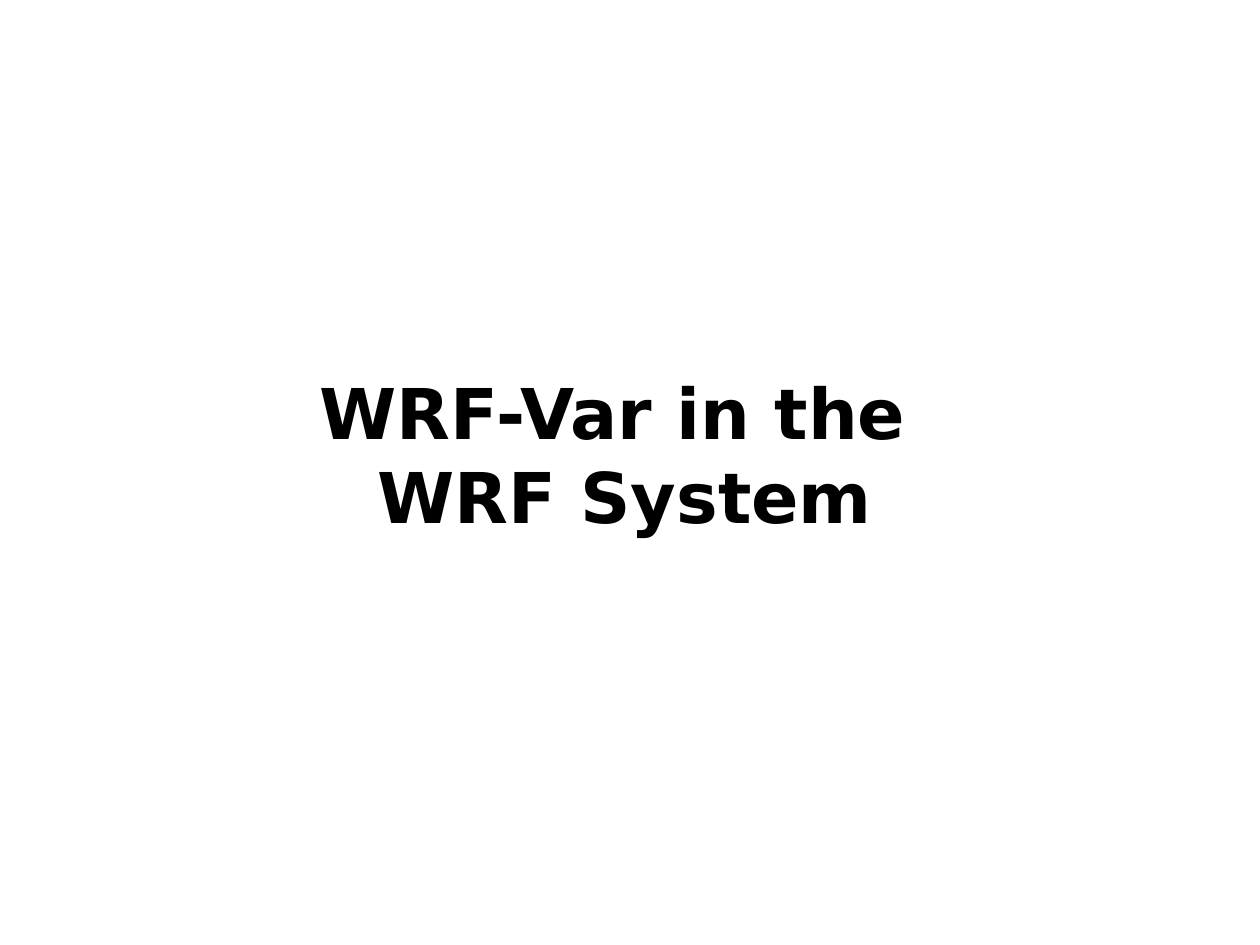
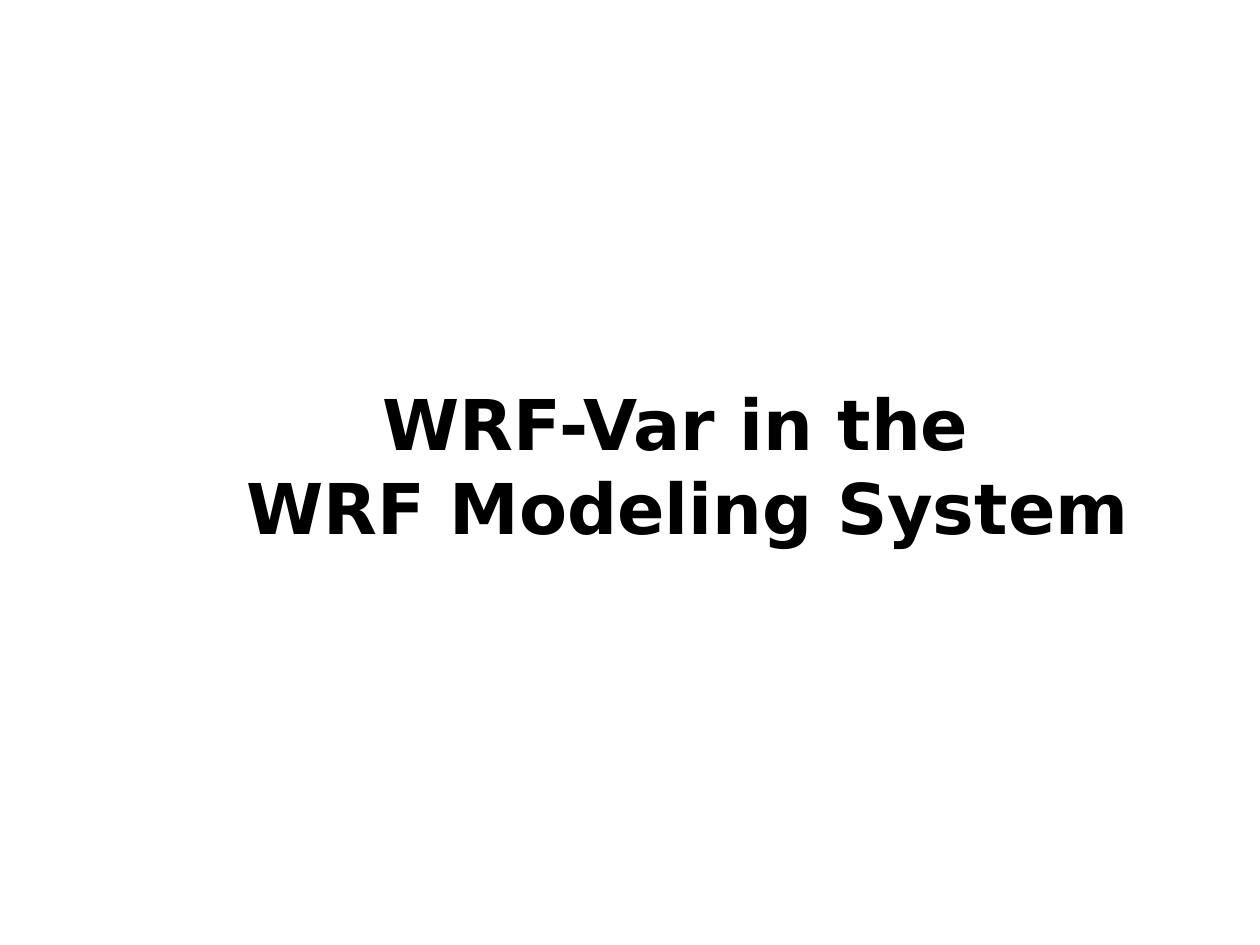
Before and after one commit to wrf-model/WRFDA, a slide deck: slide 2 of doc/da_tutorial/wrfvar-system.ppt. Drawn at 1260x945 pixels with LibreOffice and Linux fonts; fonts in the diff are those of the drawing. Boxes give left, top, right and bottom in pixels: in the first picture for what was removed or moved away, otherwise in the second. Text is boxed around its words. In the diff, an @@ line names an element or a change of style, - is before the commit and + after.

```diff
--- a/doc/da_tutorial/wrfvar-system.ppt
+++ b/doc/da_tutorial/wrfvar-system.ppt
@@ title at (247, 396, 1128, 548): text changed @@
-WRF-Var in the
-WRF System
+WRF-Var in the
+WRF Modeling System
```
Also in this commit, not shown: 9 other slides changed, 1 other file.
